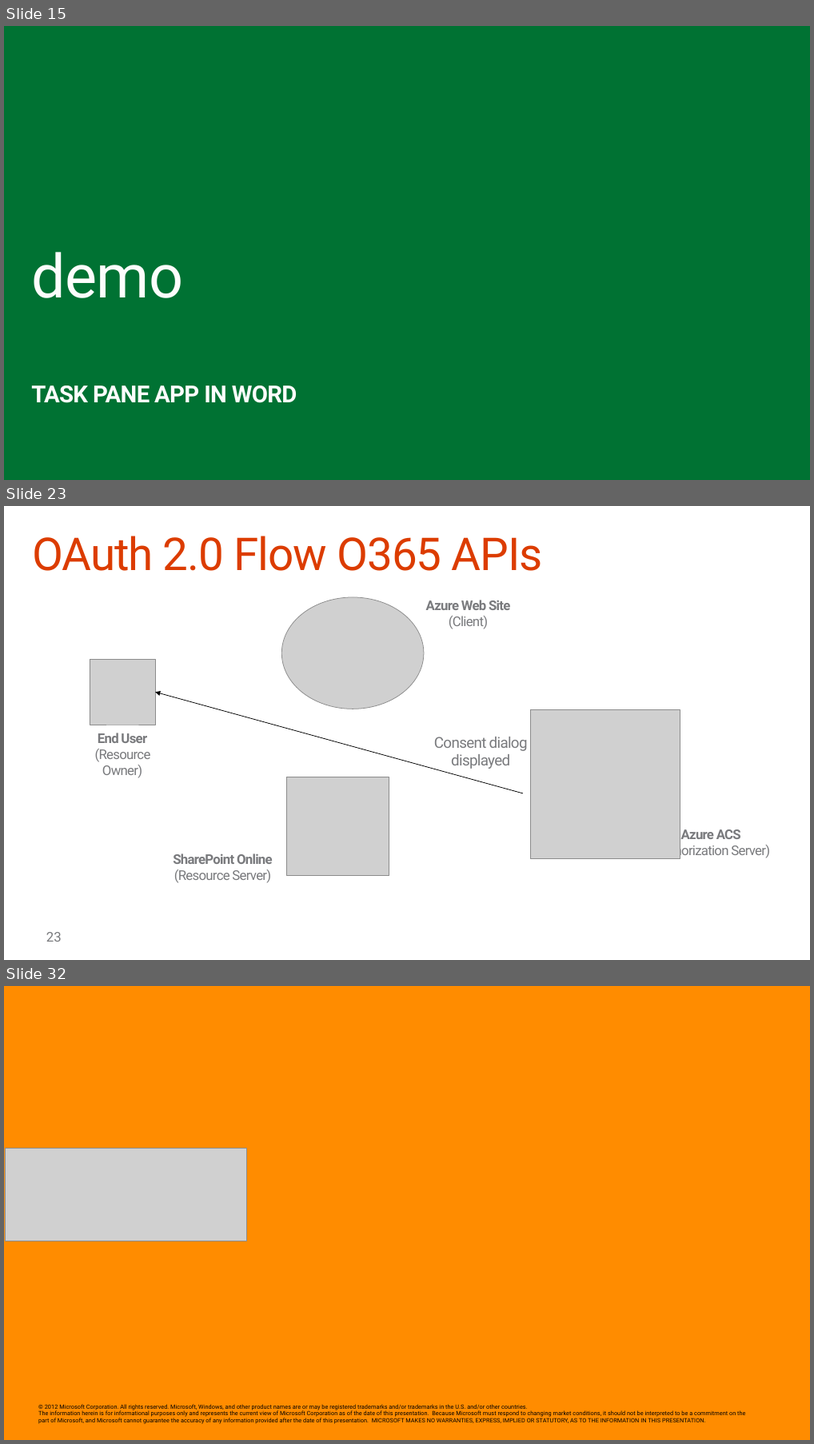
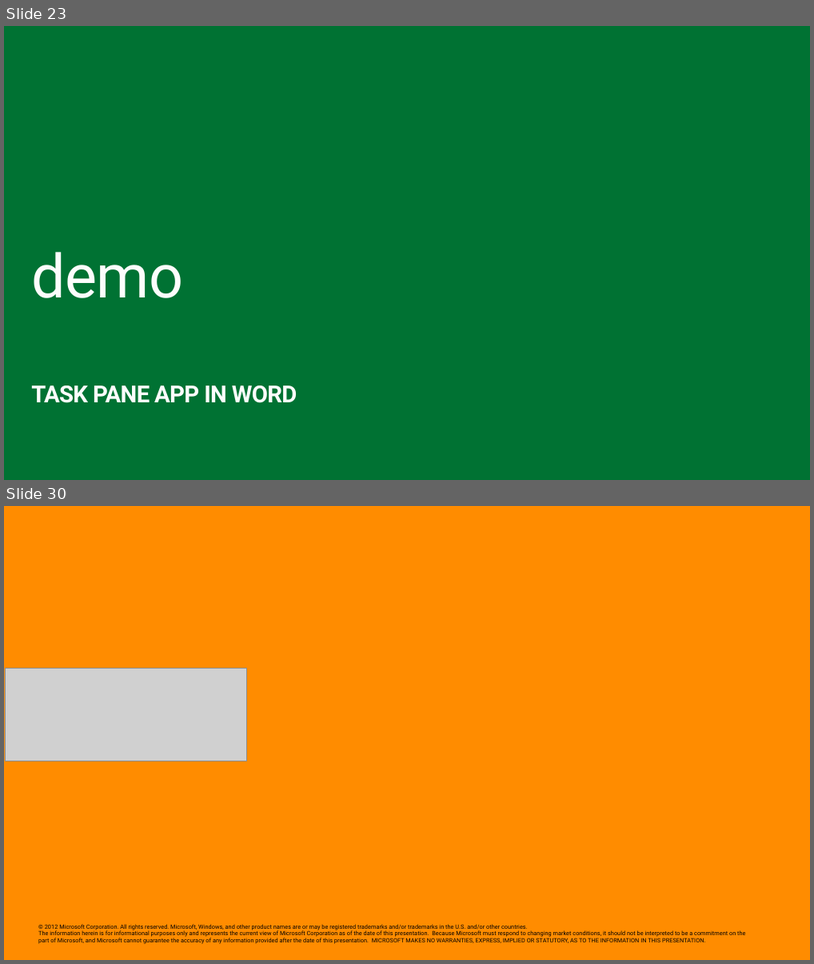
Before and after one commit to stinethebean/DevCampTraining, a slide deck: 05.Hook into Apps for Office/05.Hook into Apps for Office.pptx. Shown one above the other, each under a label of ours: slides 15, 23 and 32 before the commit, slides 23 and 30 after it; the slides between them are not shown. The pictures are 814x1444 and 814x964 pixels, drawn with LibreOffice and Linux fonts; fonts in the diff are those of the drawing; grey boxes stand for pictures; background and template pictures are left out. Boxes give left, top, right and bottom in pixels: in the first picture for what was removed or moved away, otherwise in the second. Text is boxed around its words. In the diff, an @@ line names an element or a change of style, - is before the commit and + after.

```diff
--- a/05.Hook into Apps for Office/05.Hook into Apps for Office.pptx
+++ b/05.Hook into Apps for Office/05.Hook into Apps for Office.pptx
@@ slide 23 removed at (4,506,810,960), background #FFFFFF @@
@@ title removed at (32,536,543,571) @@
-OAuth 2.0 Flow O365 APIs
@@ picture removed at (282,597,424,708) @@
@@ text removed at (426,600,510,629) @@
-Azure Web Site
-(Client)
@@ picture removed at (90,660,155,724) @@
@@ arrow removed from (523, 793) to (155, 692) @@
@@ picture removed at (531,709,681,859) @@
@@ text removed at (95,732,151,778) @@
-End User
-(Resource Owner)
@@ text removed at (434,736,528,768) @@
-Consent dialog
-displayed
@@ picture removed at (287,776,389,876) @@
@@ text removed at (652,829,770,859) @@
-Azure ACS
-(Authorization Server)
@@ text removed at (173,853,273,883) @@
-SharePoint Online
-(Resource Server)
@@ page number removed at (46,932,62,941) @@
-23
@@ what was slide 15 is now slide 23 @@
@@ what was slide 32 is now slide 30 @@
```
Also in this commit, not shown: 3 slides changed, 22 slides added, 23 other slides removed, 1 other file.
